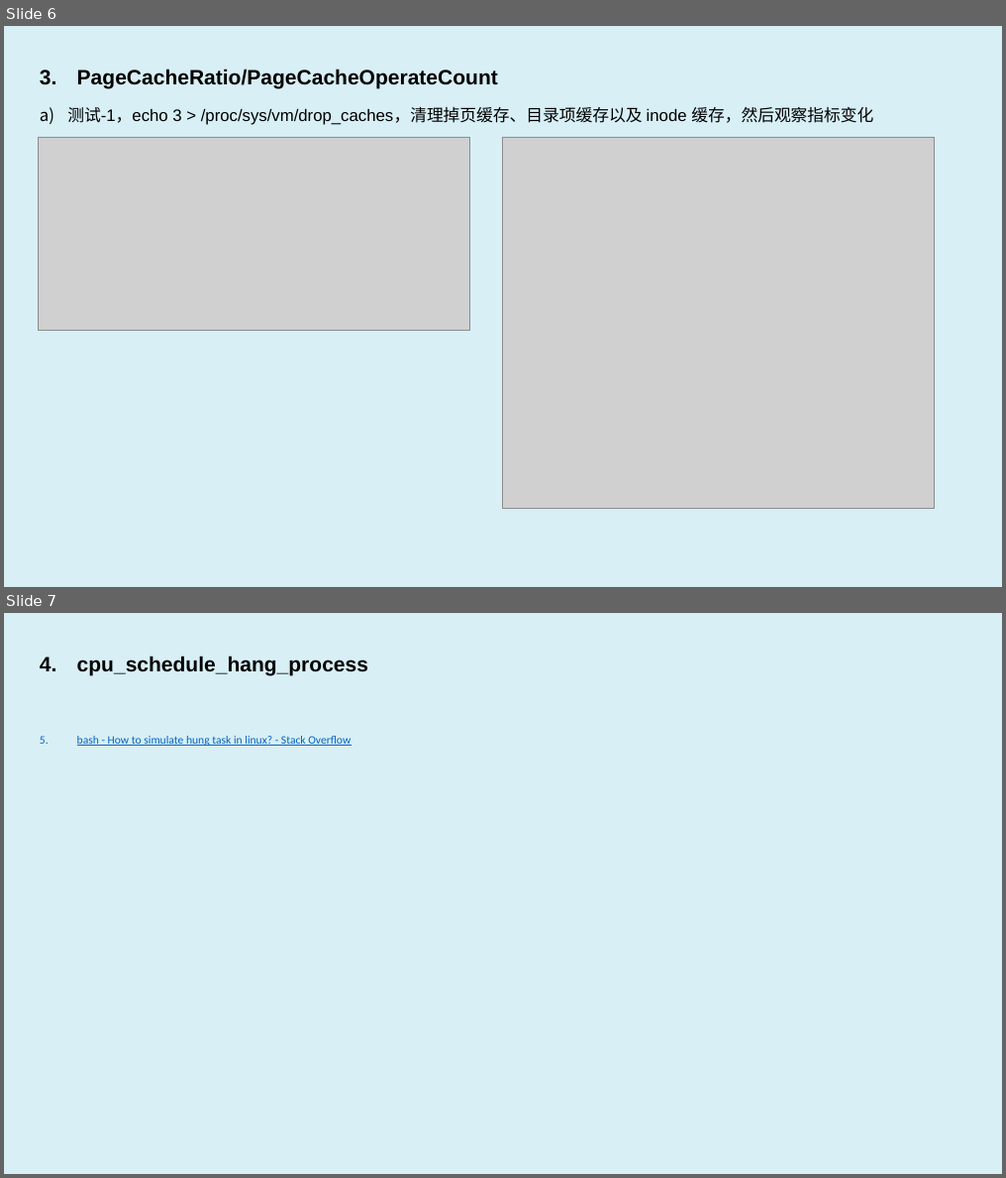
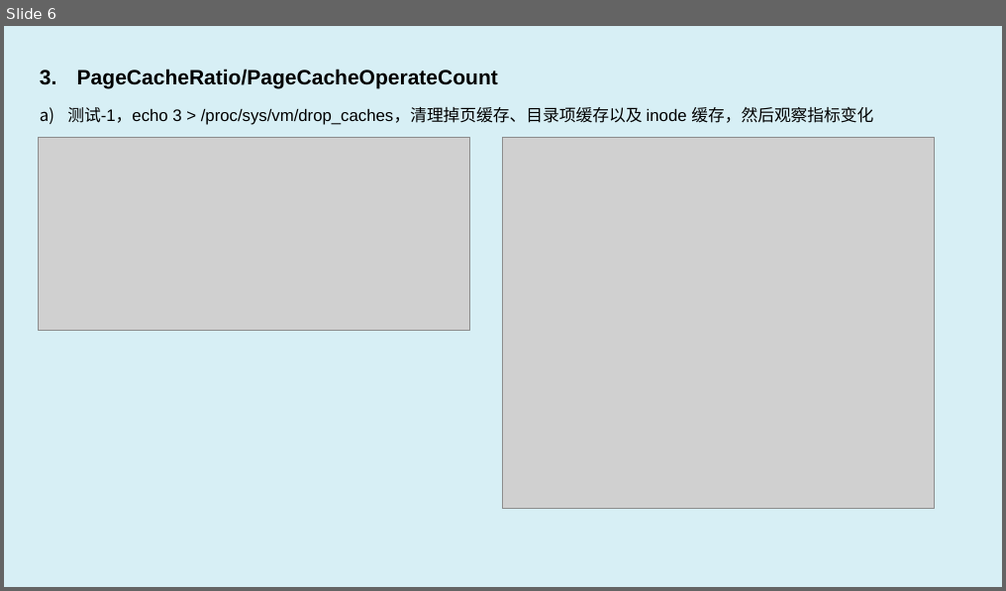
Before and after one commit to luxingwen/x-monitor, a slide deck: doc/x-monitor.eBPF Observe & Profiling.pptx. Shown one above the other, each under a label of ours: slides 6 and 7 before the commit, slide 6 after it. The pictures are 1006x1178 and 1006x591 pixels, drawn with LibreOffice and Linux fonts; fonts in the diff are those of the drawing; grey boxes stand for pictures. Boxes give left, top, right and bottom in pixels: in the first picture for what was removed or moved away, otherwise in the second. Text is boxed around its words. In the diff, an @@ line names an element or a change of style, - is before the commit and + after.

```diff
--- a/doc/x-monitor.eBPF Observe & Profiling.pptx
+++ b/doc/x-monitor.eBPF Observe & Profiling.pptx
@@ slide 7 removed at bbox=[4, 613, 1002, 1174], background #D7EFF5 @@
@@ text removed at bbox=[77, 656, 368, 746] @@
-4. cpu_schedule_hang_process
-5. bash - How to simulate hung task in linux? - Stack Overflow
```
Also in this commit, not shown: 3 slides changed, 4 slides added, 12 other files.
